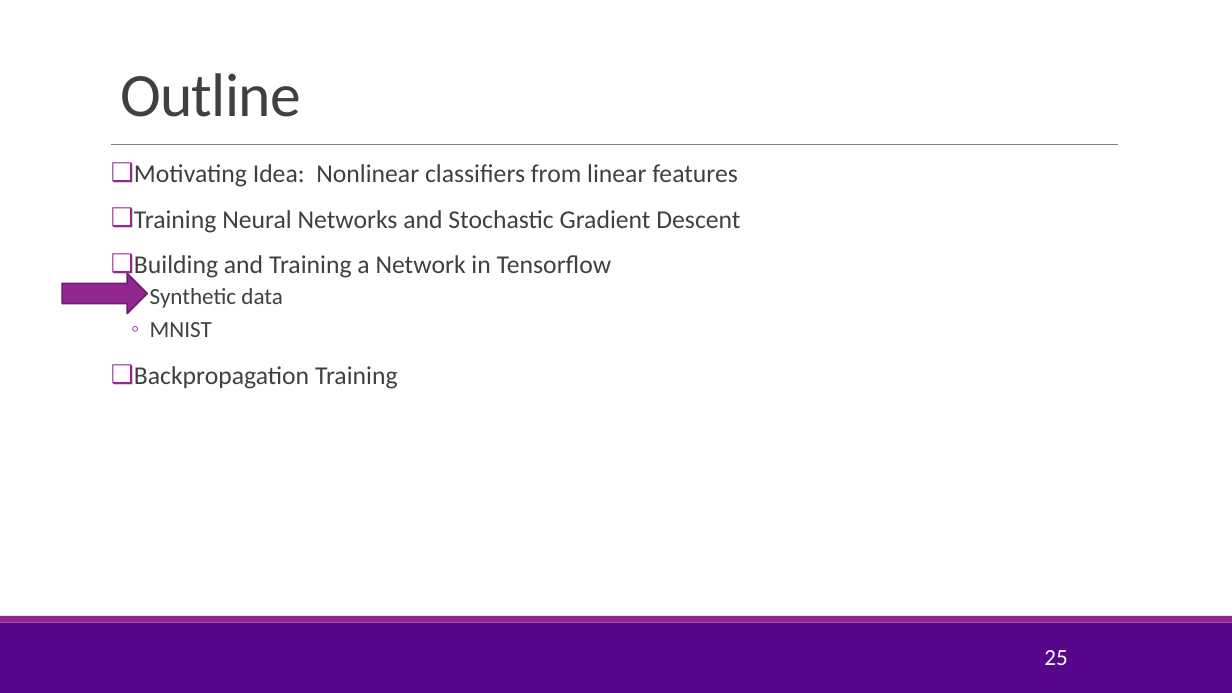
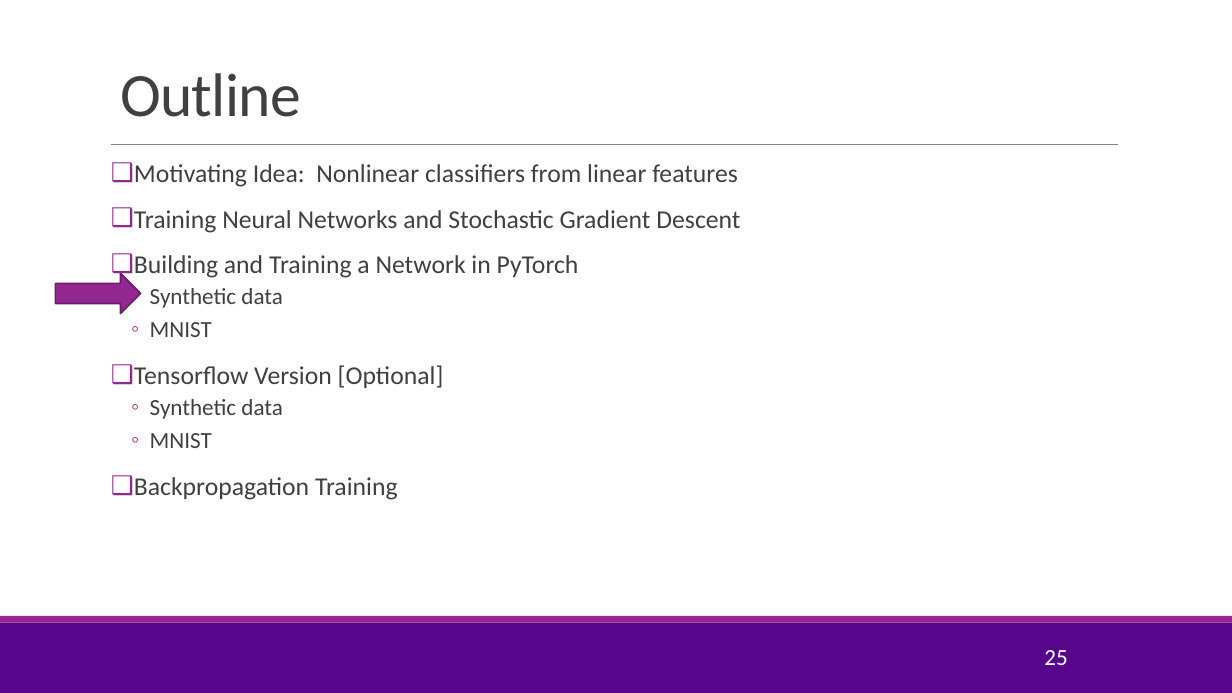
Before and after one commit to sdrangan/introml, a slide deck: slide 25 of lectures/Lect09_NeuralNet.pptx. Drawn at 1232x693 pixels with LibreOffice and Linux fonts; fonts in the diff are those of the drawing; background and template pictures are left out. Boxes give left, top, right and bottom in pixels: in the first picture for what was removed or moved away, otherwise in the second. Text is boxed around its words. In the diff, an @@ line names an element or a change of style, - is before the commit and + after.

Commit message:
Added PyTorch version.

```diff
--- a/lectures/Lect09_NeuralNet.pptx
+++ b/lectures/Lect09_NeuralNet.pptx
@@ text at (x1=134, y1=255, x2=579, y2=388): text changed @@
-❑ Building and Training a Network in Tensorflow
+❑ Building and Training a Network in PyTorch
+  ◦ Synthetic data
+  ◦ MNIST
+❑ Tensorflow Version [Optional]
@@ right arrow moved from (x1=62, y1=274, x2=147, y2=313) to (x1=55, y1=274, x2=140, y2=313) @@
```
Also in this commit, not shown: 7 other slides changed, 19 slides added, 1 other file.
